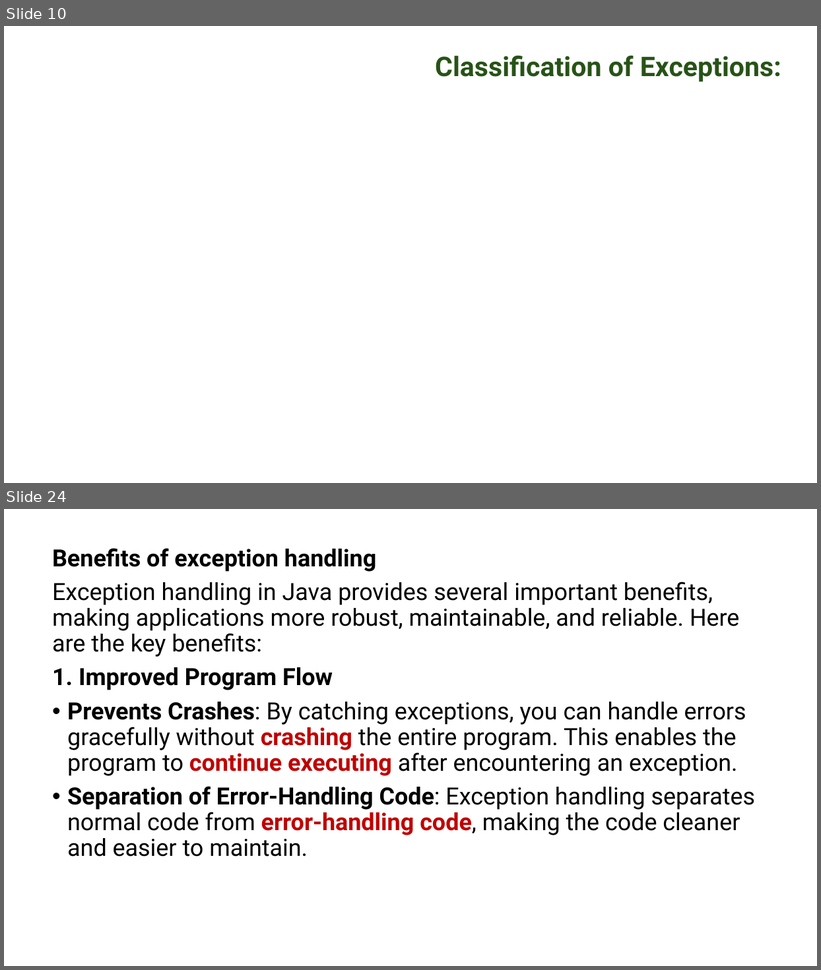
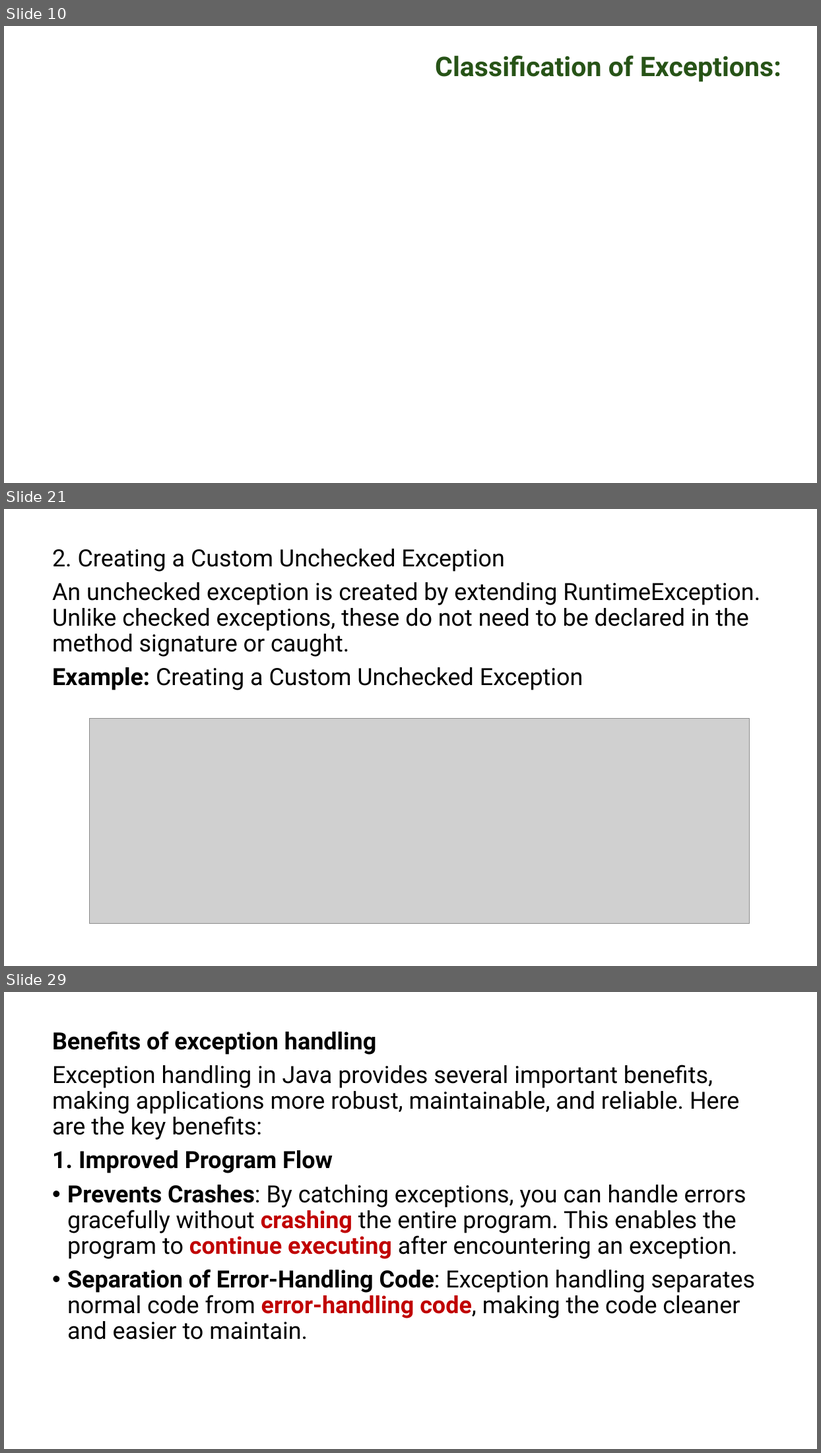
Before and after one commit to PRAMOD-VISHNU-NAIK/MCA-2nd-Sem-Shridevi-College, a slide deck: Theory Class-Notes/Complete Syllabus and Notes/Module-4 Exception Handling.pptx. Shown one above the other, each under a label of ours: slides 10 and 24 before the commit, slides 10, 21 and 29 after it; the slides between them are not shown. The pictures are 821x970 and 821x1453 pixels, drawn with LibreOffice and Linux fonts; fonts in the diff are those of the drawing; grey boxes stand for pictures; background and template pictures are left out. Boxes give left, top, right and bottom in pixels: in the first picture for what was removed or moved away, otherwise in the second. Text is boxed around its words. In the diff, an @@ line names an element or a change of style, - is before the commit and + after.

```diff
--- a/Theory Class-Notes/Complete Syllabus and Notes/Module-4 Exception Handling.pptx
+++ b/Theory Class-Notes/Complete Syllabus and Notes/Module-4 Exception Handling.pptx
@@ slide 21 added at (x1=4, y1=509, x2=817, y2=966), background #FFFFFF @@
@@ text added at (x1=52, y1=549, x2=760, y2=691), 28 pt, text #000000 @@
+2. Creating a Custom Unchecked Exception
+An unchecked exception is created by extending RuntimeException. Unlike checked exceptions, these do not need to be declared in the method signature or caught.
+Example: Creating a Custom Unchecked Exception
@@ picture added at (x1=89, y1=718, x2=749, y2=924) @@
@@ what was slide 24 is now slide 29 @@
```
Also in this commit, not shown: 2 slides changed, 10 other slides added, 6 slides removed.
